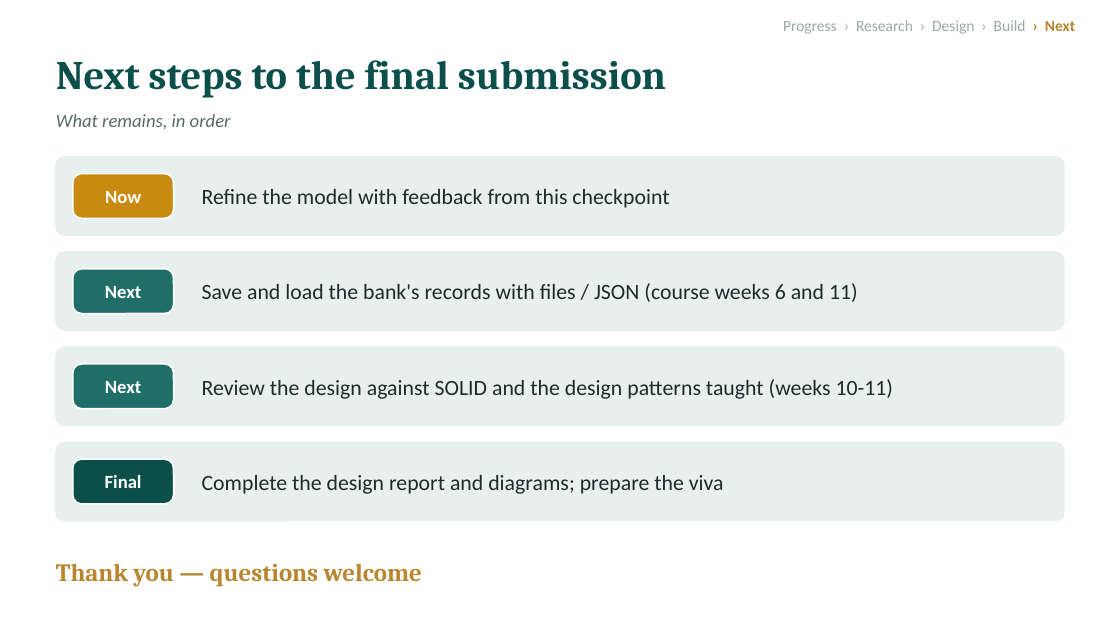
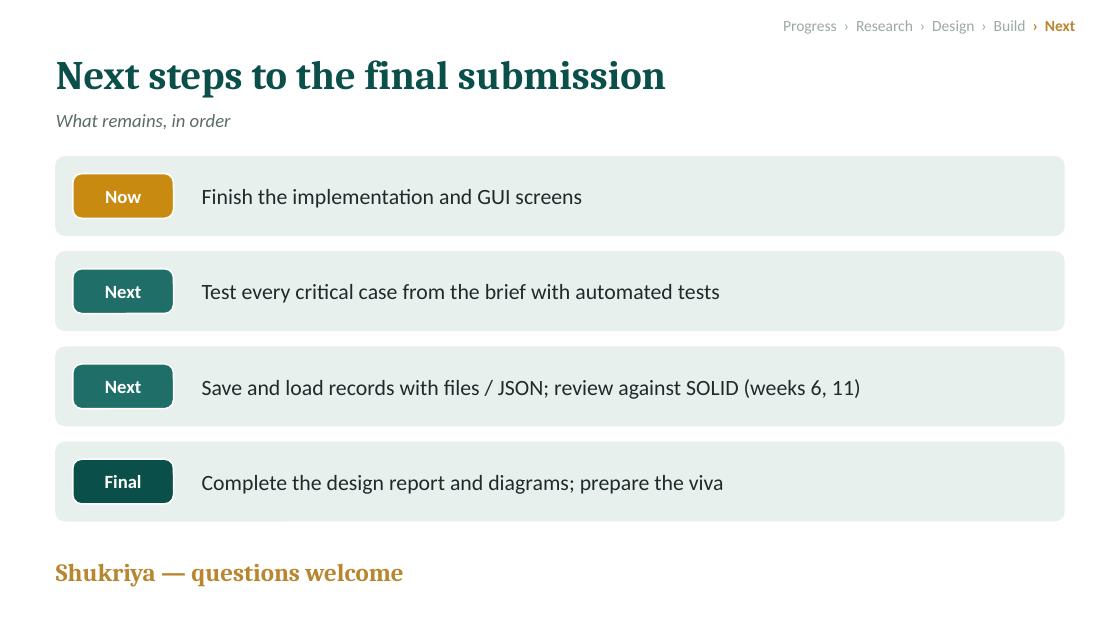
Before and after one commit to l255668-hash/commercial-banking, a slide deck: slide 9 of docs/Progress_Presentation_1.pptx (slide 8 before the commit). Drawn at 1120x630 pixels with LibreOffice and Linux fonts; fonts in the diff are those of the drawing. Boxes give left, top, right and bottom in pixels: in the first picture for what was removed or moved away, otherwise in the second. Text is boxed around its words. In the diff, an @@ line names an element or a change of style, - is before the commit and + after.

```diff
--- a/docs/Progress_Presentation_1.pptx
+++ b/docs/Progress_Presentation_1.pptx
@@ text at <box>202,189,582,208</box>: text changed @@
-Refine the model with feedback from this checkpoint
+Finish the implementation and GUI screens
@@ text at <box>202,284,720,303</box>: text changed @@
-Save and load the bank's records with files / JSON (course weeks 6 and 11)
+Test every critical case from the brief with automated tests
@@ text at <box>202,379,861,399</box>: text changed @@
-Review the design against SOLID and the design patterns taught (weeks 10-11)
+Save and load records with files / JSON; review against SOLID (weeks 6, 11)
@@ text at <box>56,563,403,586</box>: text changed @@
-Thank you — questions welcome
+Shukriya — questions welcome
```
Also in this commit, not shown: 5 other slides changed, 2 slides added, 1 slide removed, 12 other files.
